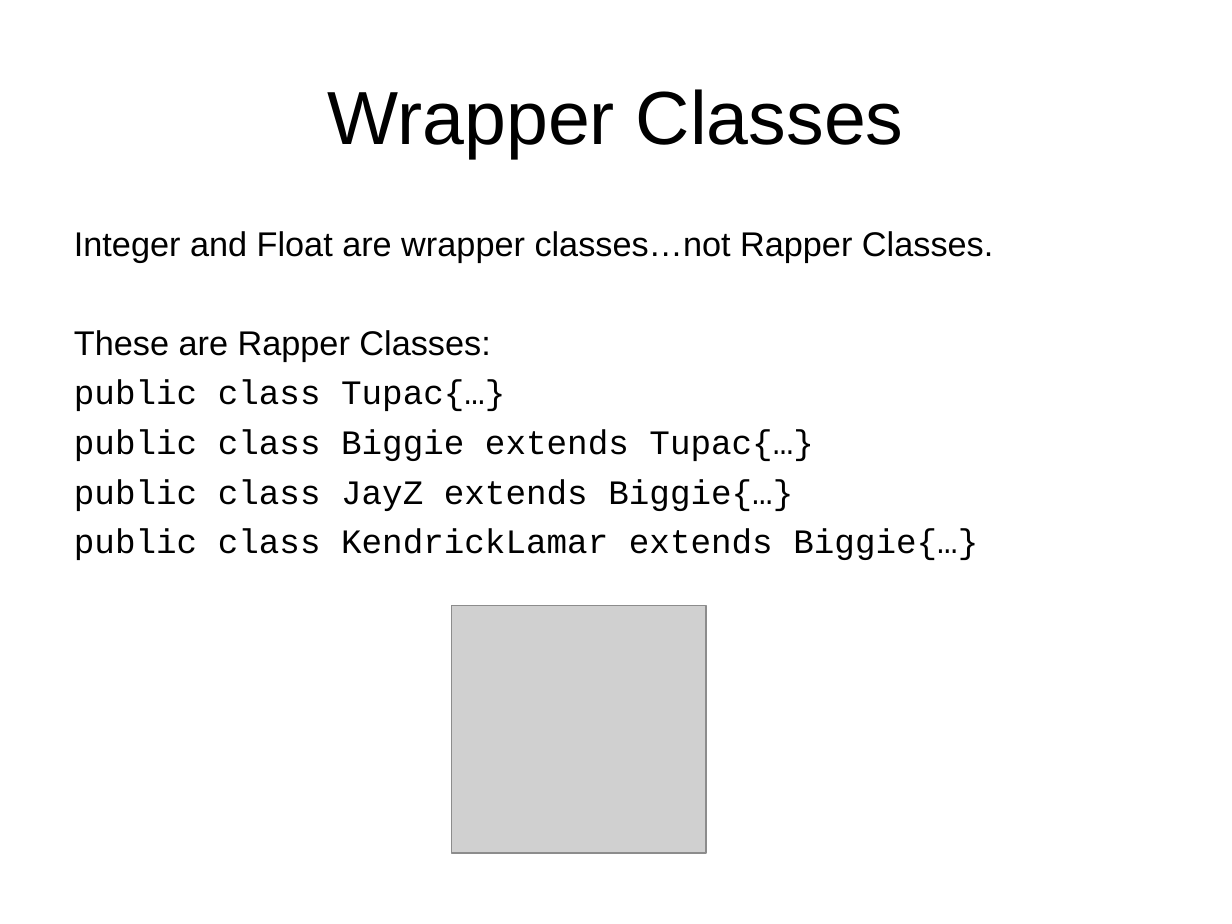
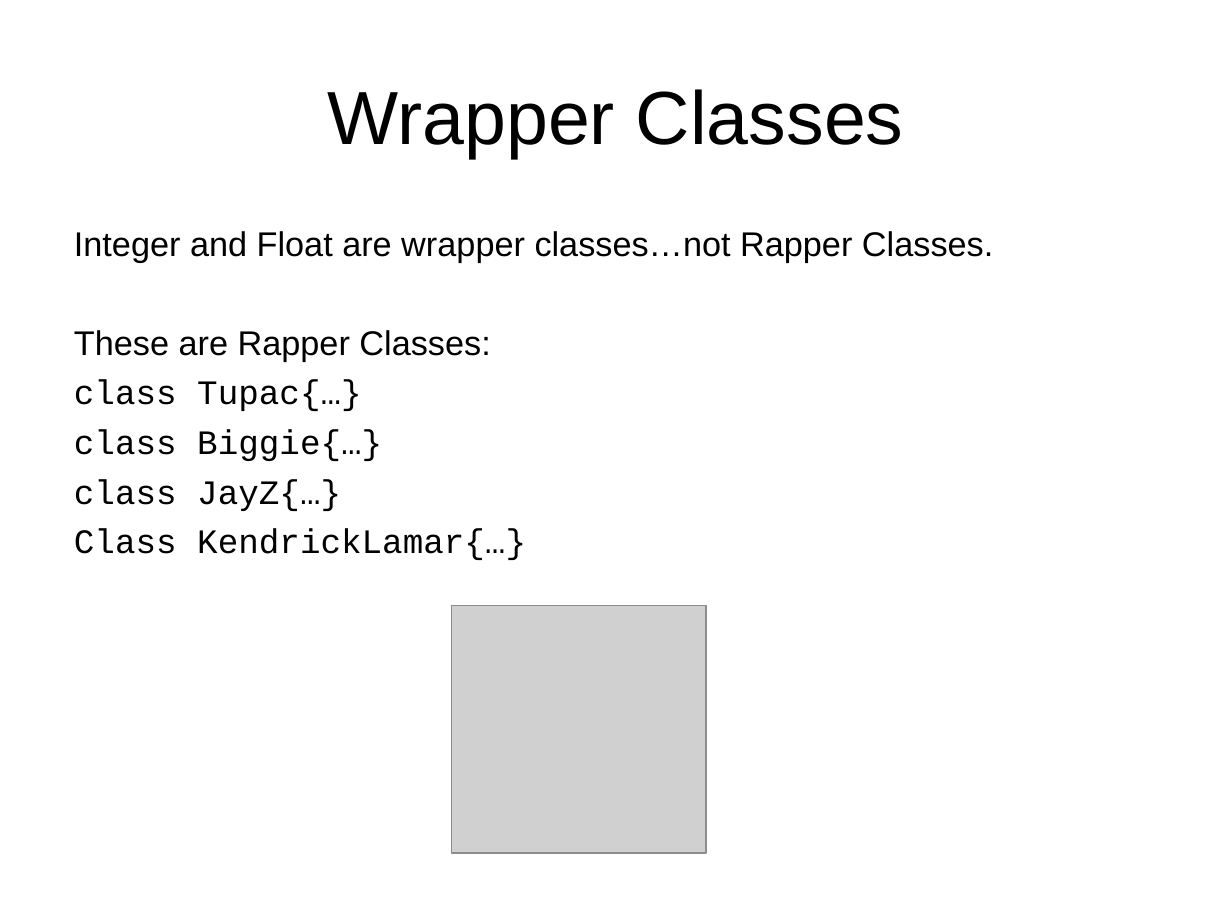
Before and after one commit to LongBaoNguyen/longbaonguyen.github.io, a slide deck: slide 12 of courses/apcsp/lecture13.ppt. Drawn at 1232x924 pixels with LibreOffice and Linux fonts; fonts in the diff are those of the drawing; grey boxes stand for pictures; background and template pictures are left out. Boxes give left, top, right and bottom in pixels: in the first picture for what was removed or moved away, otherwise in the second. Text is boxed around its words. In the diff, an @@ line names an element or a change of style, - is before the commit and + after.

```diff
--- a/courses/apcsp/lecture13.ppt
+++ b/courses/apcsp/lecture13.ppt
@@ text at [74, 379, 526, 560]: text changed @@
-public class Tupac{…}
-public class Biggie extends Tupac{…}
-public class JayZ extends Biggie{…}
-public class KendrickLamar extends Biggie{…}
+class Tupac{…}
+class Biggie{…}
+class JayZ{…}
+Class KendrickLamar{…}
```
Also in this commit, not shown: 1 other file.
